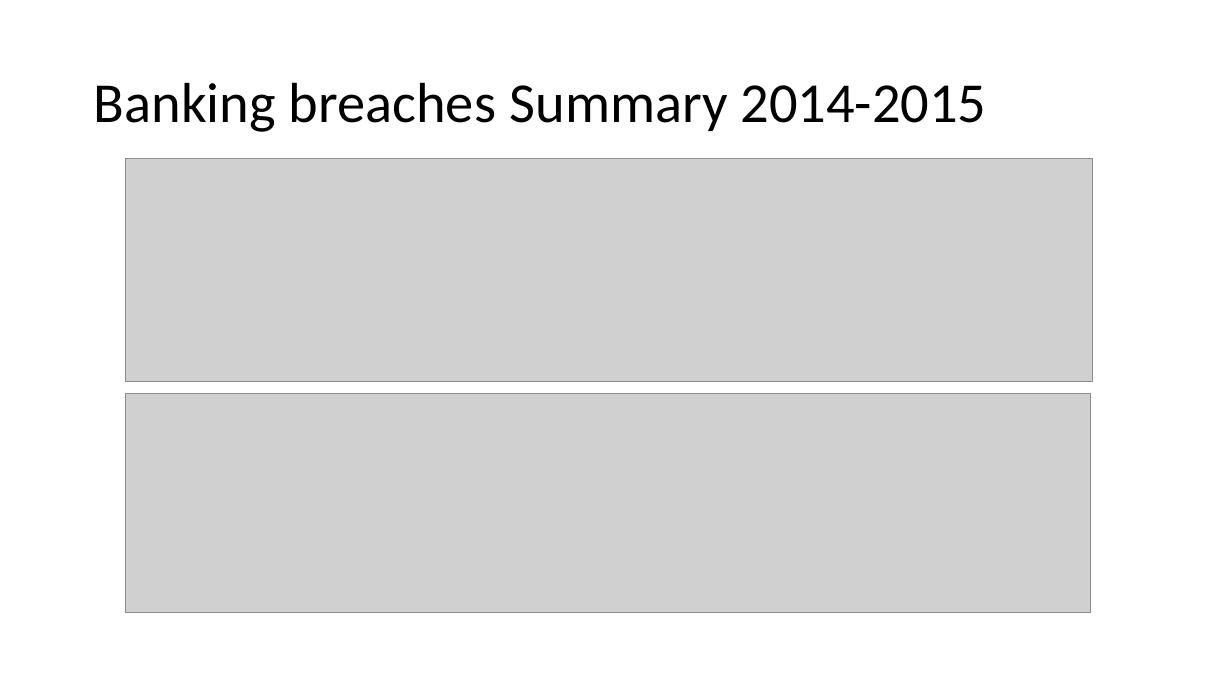
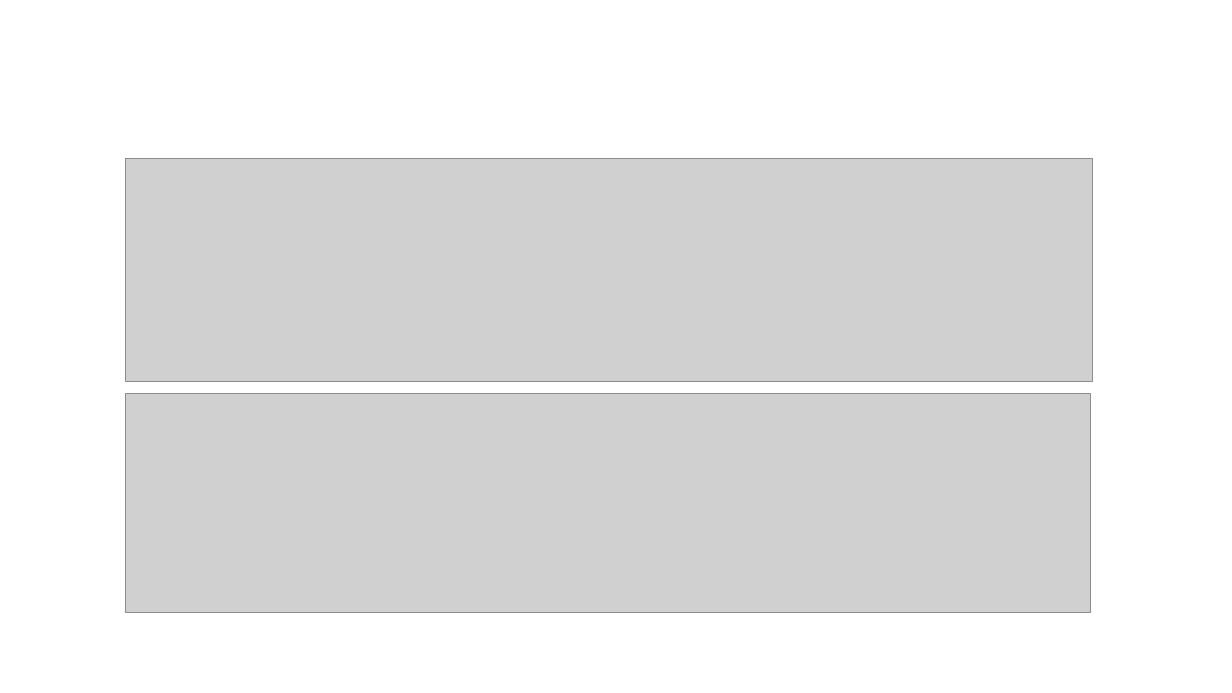
Before and after one commit to radityasurya/eFontys, a slide deck: slide 3 of Documentation/Final Presentation SePr.pptx. Drawn at 1232x693 pixels with LibreOffice and Linux fonts; fonts in the diff are those of the drawing; grey boxes stand for pictures. Boxes give left, top, right and bottom in pixels: in the first picture for what was removed or moved away, otherwise in the second. Text is boxed around its words. In the diff, an @@ line names an element or a change of style, - is before the commit and + after.

```diff
--- a/Documentation/Final Presentation SePr.pptx
+++ b/Documentation/Final Presentation SePr.pptx
@@ title "Banking breaches Summary 2014-2015": place and size @@
-title "Banking breaches Summary 2014-2015" at [94, 82, 987, 132]
+title "Banking breaches Summary 2014-2015" at [76, 158, 1122, 172]
@@ title "Banking breaches Summary 2014-2015" at [76, 158, 1122, 172]: size 44 to 54 pt, text colour #000000 to #FFFFFF, letter spacing 0 to -1.2 pt; line spacing 0.9 to 0.85 @@
```
Also in this commit, not shown: 2 other slides changed, 5 slides added, 1 slide removed, 1 other file.
